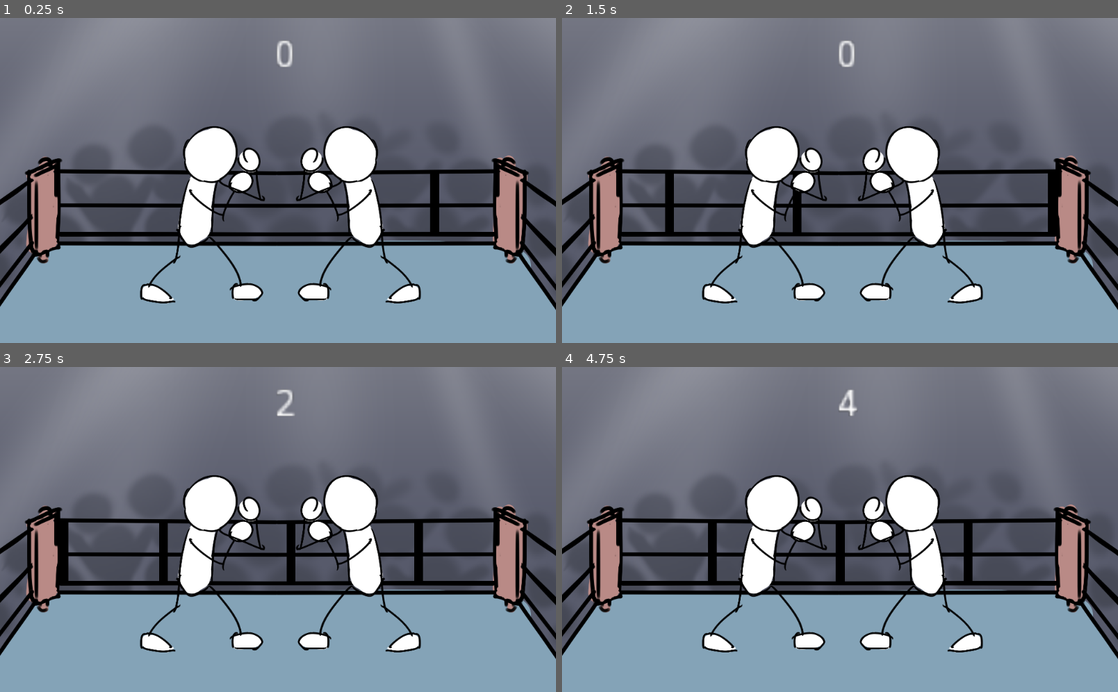
Above: before the commit, frames 1-4 (two rows, left to right).
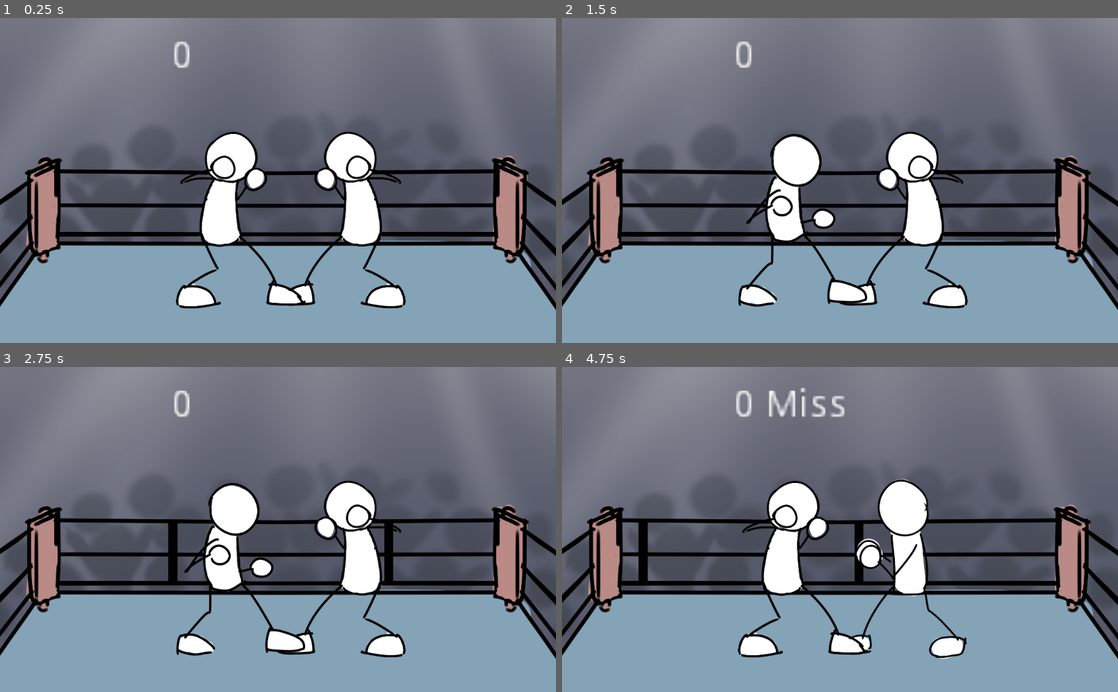
Above: after the commit, the same moments.

Repository: Boyquotes/melody-boxing
Game: Godot game, scene res://room/ring.tscn
Two runs of this game, one before a commit and one after it. Both use one fixed random seed, a clock stepped at 60 frames per second and the inputs below.
Inputs:
- Up to frame 1 (0.25 s): no input
- Up to frame 2 (1.5 s): hold Right (ui_right) 0.53-1.28 s; tap Space (ui_select) at 0.6, 0.77, 1.07, 1.35 s; hold Down (ui_down) from 1.28 s (still down)
- Up to frame 3 (2.75 s): tap Space (ui_select) at 1.52, 1.82, 2.1 s; release Down (ui_down) at 2.03 s; hold Right (ui_right) from 2.03 s (still down)
- Up to frame 4 (4.75 s): release Right (ui_right) at 2.78 s; hold Up (ui_up) 2.78-3.53 s; tap Space (ui_select) at 2.85, 3.02, 3.32, 3.6, 3.77, 4.07, 4.35, 4.52 s; hold Left (ui_left) from 3.53 s (still down)

The runs differ from the first frame. In frame 1, 8.4% of the frame differs, in the area x 25-79%, y 6-90%; in frame 2, 8.7%; in frame 3, 9.8%; in frame 4, 11%, in the area x 13-76%, y 6-90%.

Commit message:
Add prototype for game play mechanic

Diff:
--- a/project.godot
+++ b/project.godot
@@ -19,6 +19,10 @@
 run/main_scene="res://room/ring.tscn"
 config/icon="res://icon.png"
 
+[debug]
+
+settings/fps/force_fps=60
+
 [rendering]
 
 quality/driver/driver_name="GLES2"
--- a/room/ring.gd
+++ b/room/ring.gd
@@ -1,40 +1,99 @@
 extends Node2D
+
+#Player side
+# left = 0, right = 1
+var side = 0;
+# up = 0, down = 1
+var player_stance = 0;
+
+var punched_timer = 0;
+
+var enemy_stance = 0;
 
 #Combo
 var combo = 0;
+var judge = "";
 
 #Judgement window
 const JD_PERFECT = 3;
-const JD_FAIR = 5;
-const JD_BAD = 7;
+const JD_FAIR = 6;
+const JD_BAD = 15;
 
 #Variables for beats
 var song_pos = 0;
 var song_beat = 0;
 
-var song_bpm = 123.0;
+var song_bpm = 72.75;
+#var song_bpm = 10.0;
 var song_bps = song_bpm/60;
 var song_bpf = song_bps/60;
 var song_start = 100;
-var song_offset = 0;
+var song_offset = 90;
 
 var song_started = false;
+
+var punched_timer_max = (1.0/float(song_bpm)) * 1000;
 
 #Note window
 const NOTE_DELAY = 1500;
+
+#Repeating sequence
+const REPEAT_MAX = 2;
+var repeat = REPEAT_MAX;
 
 #Start and end position of notes
 const START_POS = Vector2(797,65);
 const END_POS = Vector2(-797,65);
 
+#Player sprites
+const player1_char = "template";
+var player1_sprite = [];
+
+const player2_char = "template";
+var player2_sprite = [];
+
+const CHARGE_IND = 0;
+const BLOCK_IND = 2;
+const PUNCH_IND = 4;
+const HIT_IND = 6;
+
 func _ready():
-	pass # Replace with function body.
-
+	player1_sprite.append(preload("res://sprite/template/charge_up.png"));
+	player1_sprite.append(preload("res://sprite/template/charge_down.png"));
+
+	player1_sprite.append(preload("res://sprite/template/block_up.png"));
+	player1_sprite.append(preload("res://sprite/template/block_down.png"));
+
+	player1_sprite.append(preload("res://sprite/template/punch_up.png"));
+	player1_sprite.append(preload("res://sprite/template/punch_down.png"));
+
+	player1_sprite.append(preload("res://sprite/template/hit_up.png"));
+	player1_sprite.append(preload("res://sprite/template/hit_down.png"));
+
+	player2_sprite.append(preload("res://sprite/template/charge_up.png"));
+	player2_sprite.append(preload("res://sprite/template/charge_down.png"));
+
+	player2_sprite.append(preload("res://sprite/template/block_up.png"));
+	player2_sprite.append(preload("res://sprite/template/block_down.png"));
+
+	player2_sprite.append(preload("res://sprite/template/punch_up.png"));
+	player2_sprite.append(preload("res://sprite/template/punch_down.png"));
+
+	player2_sprite.append(preload("res://sprite/template/hit_up.png"));
+	player2_sprite.append(preload("res://sprite/template/hit_down.png"));
+	stance_refresh();
+	stance_reset();
 
 func _process(delta):
 	run();
 	update();
-	$combo.text = String(combo);
+	$combo.text = String(combo) + " " + String(judge) ;
+
+	if(punched_timer>1):
+		punched_timer-=1;
+	elif(punched_timer>0):
+		stance_reset();
+		punched_timer = 0;
 
 func _draw():
 	var x_ratio = [];
@@ -47,11 +106,113 @@
 #	print_debug(x_ratio);
 
 func _input(ev):
-	if ev.is_action_released("ui_select"):
-		if(song_pos < song_start + song_offset + song_beat * (1/song_bpf) + JD_BAD &&
-			song_pos > song_start + song_offset + song_beat * (1/song_bpf) - JD_BAD):
+	var check_window = song_start + song_offset + song_beat * (1/song_bpf);
+
+	var attack_btn = "";
+	var defend_btn = "";
+	if side == 0:
+		attack_btn = "ui_right";
+		defend_btn = "ui_left";
+	if side == 1:
+		attack_btn = "ui_left";
+		defend_btn = "ui_right";
+
+	if ev.is_action_pressed(attack_btn) || ev.is_action_pressed(defend_btn) :
+		if(song_pos < check_window + JD_PERFECT &&
+			song_pos > check_window - JD_PERFECT):
 			combo += 1;
 			song_beat += 1;
+			judge = "Perfect";
+			if(ev.is_action_pressed(attack_btn)):
+				player_attack();
+			if(ev.is_action_pressed(defend_btn)):
+				player_defend();
+			stance_refresh();
+		elif(song_pos < check_window + JD_FAIR &&
+			song_pos > check_window - JD_FAIR):
+			combo += 1;
+			song_beat += 1;
+			judge = "Good";
+			if(ev.is_action_pressed(attack_btn)):
+				player_attack();
+			if(ev.is_action_pressed(defend_btn)):
+				player_defend();
+			stance_refresh();
+		elif(song_pos < check_window + JD_BAD &&
+			song_pos > check_window - JD_BAD):
+			combo = 0;
+			song_beat += 1;
+			judge = "Bad";
+			player_miss();
+			stance_refresh();
+
+	if ev.is_action_pressed("ui_up"):
+		pose_up();
+
+	if ev.is_action_pressed("ui_down"):
+		pose_down();
+
+func pose_up():
+	if(side==0):
+		if(punched_timer==0):
+			$spr_left.set_texture(player1_sprite[0]);
+		player_stance = CHARGE_IND;
+
+func pose_down():
+	if(side==0):
+		if(punched_timer==0):
+			$spr_left.set_texture(player1_sprite[1]);
+		player_stance = CHARGE_IND+1;
+
+func player_attack():
+	if(side==0):
+		if(enemy_stance in [CHARGE_IND, CHARGE_IND+1]):
+			$spr_left.set_texture(player1_sprite[HIT_IND+enemy_stance]);
+			$spr_right.set_texture(player2_sprite[PUNCH_IND+enemy_stance]);
+		else:
+			$spr_left.set_texture(player1_sprite[PUNCH_IND+player_stance]);
+
+			if(enemy_stance==BLOCK_IND && player_stance==CHARGE_IND+1 ||
+				enemy_stance==BLOCK_IND+1 && player_stance==CHARGE_IND):
+				$spr_right.set_texture(player2_sprite[HIT_IND+player_stance]);
+			else:
+				$spr_right.set_texture(player2_sprite[BLOCK_IND+player_stance]);
+		punched_timer = punched_timer_max;
+
+func player_defend():
+	if(side==0):
+		if(enemy_stance in [CHARGE_IND, CHARGE_IND+1]):
+			$spr_right.set_texture(player2_sprite[PUNCH_IND+enemy_stance]);
+		if(enemy_stance==CHARGE_IND && player_stance==CHARGE_IND+1 ||
+			enemy_stance==CHARGE_IND+1 && player_stance==CHARGE_IND):
+			$spr_left.set_texture(player1_sprite[HIT_IND+enemy_stance]);
+		else:
+			$spr_left.set_texture(player1_sprite[BLOCK_IND+player_stance]);
+		punched_timer = punched_timer_max;
+
+func player_miss():
+	if(side==0):
+		if(enemy_stance in [CHARGE_IND, CHARGE_IND+1]):
+			$spr_left.set_texture(player1_sprite[HIT_IND+enemy_stance]);
+			$spr_right.set_texture(player2_sprite[PUNCH_IND+enemy_stance]);
+			punched_timer = punched_timer_max;
+
+func stance_reset():
+	if(side==0):
+		$spr_left.set_texture(player1_sprite[player_stance]);
+		$spr_right.set_texture(player2_sprite[enemy_stance]);
+
+func stance_refresh():
+	if(repeat > 0):
+		repeat-=1;
+		return;
+
+	var stance_list = [CHARGE_IND, CHARGE_IND+1, BLOCK_IND, BLOCK_IND+1];
+	enemy_stance = stance_list[randi() % 4];
+	repeat=REPEAT_MAX;
+
+#	if(side==0):
+#		$spr_right.set_texture(player2_sprite[enemy_stance]);
 
 func run():
 	song_pos += 1;
@@ -70,6 +231,6 @@
 	if(song_pos >= song_start + song_offset + song_beat * (1/song_bpf) + JD_BAD):
 		song_beat += 1;
 		combo = 0;
-#		print("Beat "+ String(song_beat) );
-
-	pass
+		judge = "Miss";
+		player_miss();
+		stance_refresh();
--- a/room/ring.tscn
+++ b/room/ring.tscn
@@ -1,6 +1,6 @@
 [gd_scene load_steps=6 format=2]
 
-[ext_resource path="res://sprite/left_stance.png" type="Texture" id=1]
+[ext_resource path="res://sprite/template/block_up.png" type="Texture" id=1]
 [ext_resource path="res://bg/stage.png" type="Texture" id=2]
 [ext_resource path="res://music/pancake.ogg" type="AudioStream" id=3]
 [ext_resource path="res://sprite/note.png" type="Texture" id=4]
@@ -25,21 +25,21 @@
 texture = ExtResource( 4 )
 
 [node name="spr_left" type="Sprite" parent="."]
-position = Vector2( -214.573, 111.725 )
+position = Vector2( -134.431, 244.201 )
+z_index = 1
+texture = ExtResource( 1 )
+
+[node name="spr_right" type="Sprite" parent="."]
+position = Vector2( 288.181, 111.725 )
 texture = ExtResource( 1 )
 offset = Vector2( -57.5481, 131.954 )
-
-[node name="spr_right" type="Sprite" parent="."]
-position = Vector2( 235.617, 111.725 )
-scale = Vector2( -1, 1 )
-texture = ExtResource( 1 )
-offset = Vector2( -57.5481, 131.954 )
+flip_h = true
 
 [node name="combo" type="RichTextLabel" parent="."]
-margin_left = -14.4072
-margin_top = -425.0
-margin_right = 20.5928
-margin_bottom = -409.0
+margin_left = -390.128
+margin_top = -422.352
+margin_right = -295.128
+margin_bottom = -406.352
 rect_scale = Vector2( 10, 10 )
 text = "0"
 __meta__ = {
Not shown, added: music/groovedrum.ogg.import
Not shown, removed: sprite/left_stance.png.import
Binary file added: sprite/template/block_down.png
Not shown, added: sprite/template/block_down.png.import
Renamed: sprite/left_stance.png -> sprite/template/block_up.png
Not shown, added: sprite/template/block_up.png.import
Binary file added: sprite/template/charge_down.png
Not shown, added: sprite/template/charge_down.png.import
Binary file added: sprite/template/charge_up.png
Not shown, added: sprite/template/charge_up.png.import
Binary file added: sprite/template/hit_down.png
Not shown, added: sprite/template/hit_down.png.import
(and 8 more such lines)
